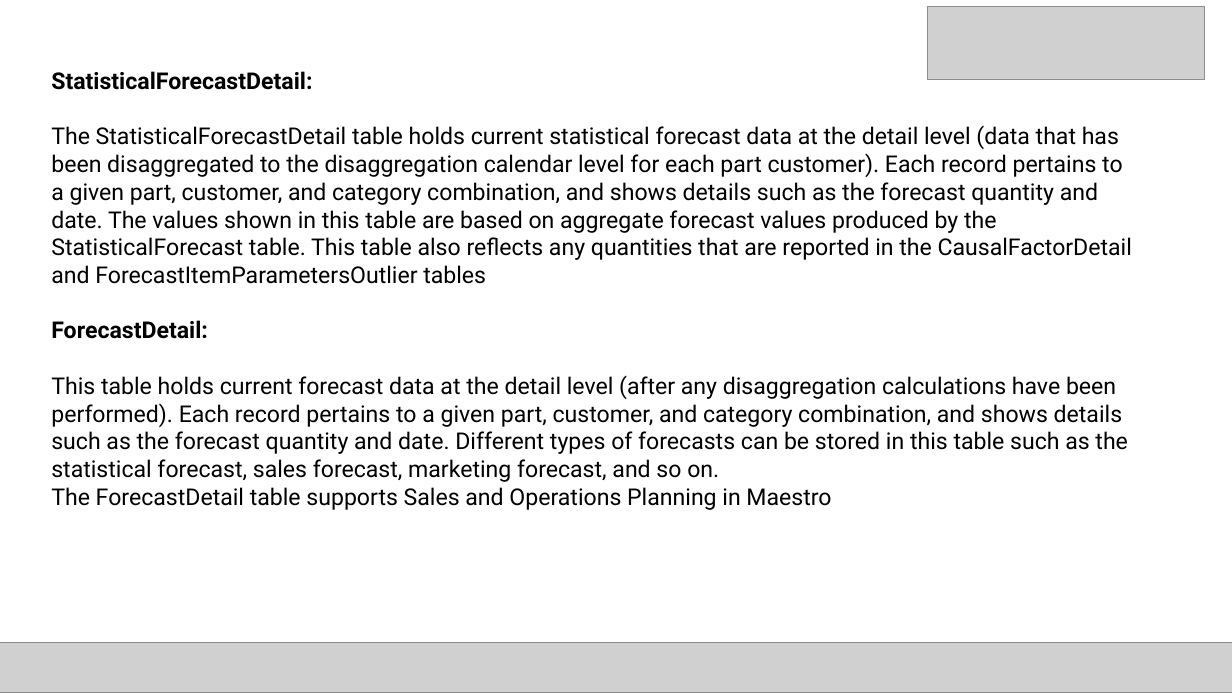
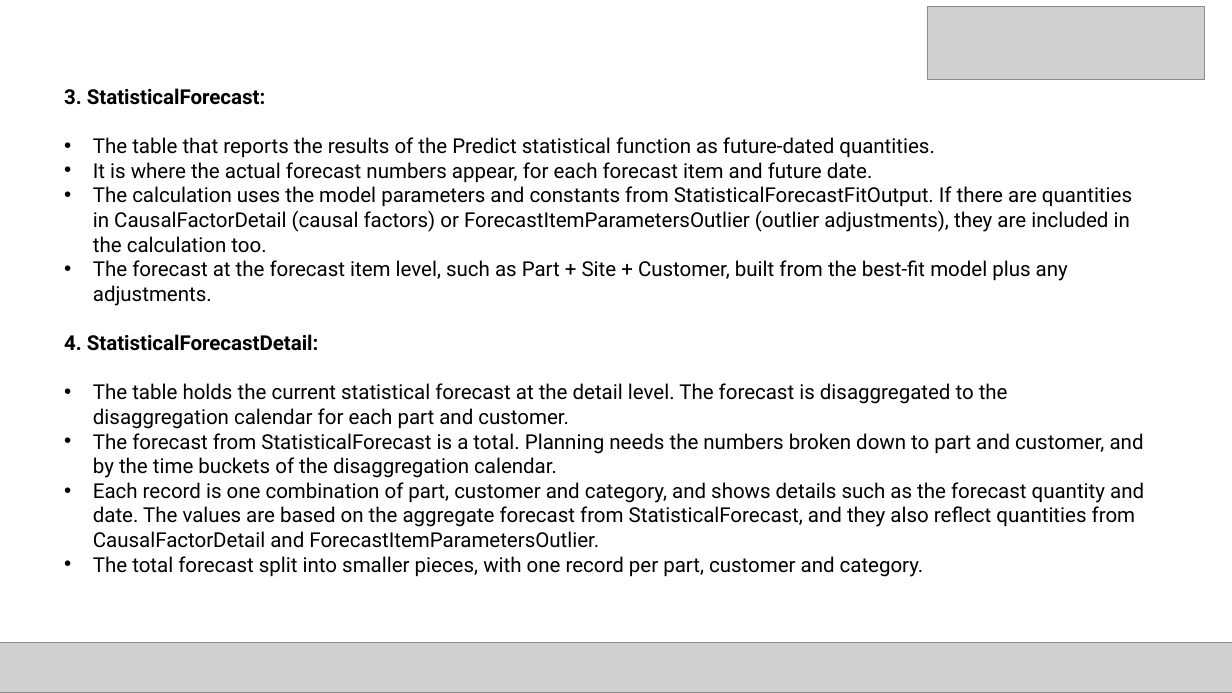
Before and after one commit to anushkundu/AI-business-report-generator, a slide deck: slide 26 of DP1 (2).pptx (slide 20 before the commit). Drawn at 1232x693 pixels with LibreOffice and Linux fonts; fonts in the diff are those of the drawing; grey boxes stand for pictures. Boxes give left, top, right and bottom in pixels: in the first picture for what was removed or moved away, otherwise in the second. Text is boxed around its words. In the diff, an @@ line names an element or a change of style, - is before the commit and + after.

```diff
--- a/DP1 (2).pptx
+++ b/DP1 (2).pptx
@@ text at <box>64,88,1144,577</box>: text changed; size 18 to 16 pt @@
-StatisticalForecastDetail:
-The StatisticalForecastDetail table holds current statistical forecast data at the detail level (data that has been disaggregated to the disaggregation calendar level for each part customer). Each record pertains to a given part, customer, and category combination, and shows details such as the forecast quantity and date. The values shown in this table are based on aggregate forecast values produced by the StatisticalForecast table. This table also reflects any quantities that are reported in the CausalFactorDetail and ForecastItemParametersOutlier tables
-ForecastDetail:
-This table holds current forecast data at the detail level (after any disaggregation calculations have been performed). Each record pertains to a given part, customer, and category combination, and shows details such as the forecast quantity and date. Different types of forecasts can be stored in this table such as the statistical forecast, sales forecast, marketing forecast, and so on.
-The ForecastDetail table supports Sales and Operations Planning in Maestro
+3. StatisticalForecast:
+• The table that reports the results of the Predict statistical function as future-dated quantities.
+• It is where the actual forecast numbers appear, for each forecast item and future date.
+• The calculation uses the model parameters and constants from StatisticalForecastFitOutput. If there are quantities in CausalFactorDetail (causal factors) or ForecastItemParametersOutlier (outlier adjustments), they are included in the calculation too.
+• The forecast at the forecast item level, such as Part + Site + Customer, built from the best-fit model plus any adjustments.
+4. StatisticalForecastDetail:
+• The table holds the current statistical forecast at the detail level. The forecast is disaggregated to the disaggregation calendar for each part and customer.
+• The forecast from StatisticalForecast is a total. Planning needs the numbers broken down to part and customer, and by the time buckets of the disaggregation calendar.
+• Each record is one combination of part, customer and category, and shows details such as the forecast quantity and date. The values are based on the aggregate forecast from StatisticalForecast, and they also reflect quantities from CausalFactorDetail and ForecastItemParametersOutlier.
+• The total forecast split into smaller pieces, with one record per part, customer and category.
```
Also in this commit, not shown: 28 other slides changed, 10 slides added, 3 slides removed.
